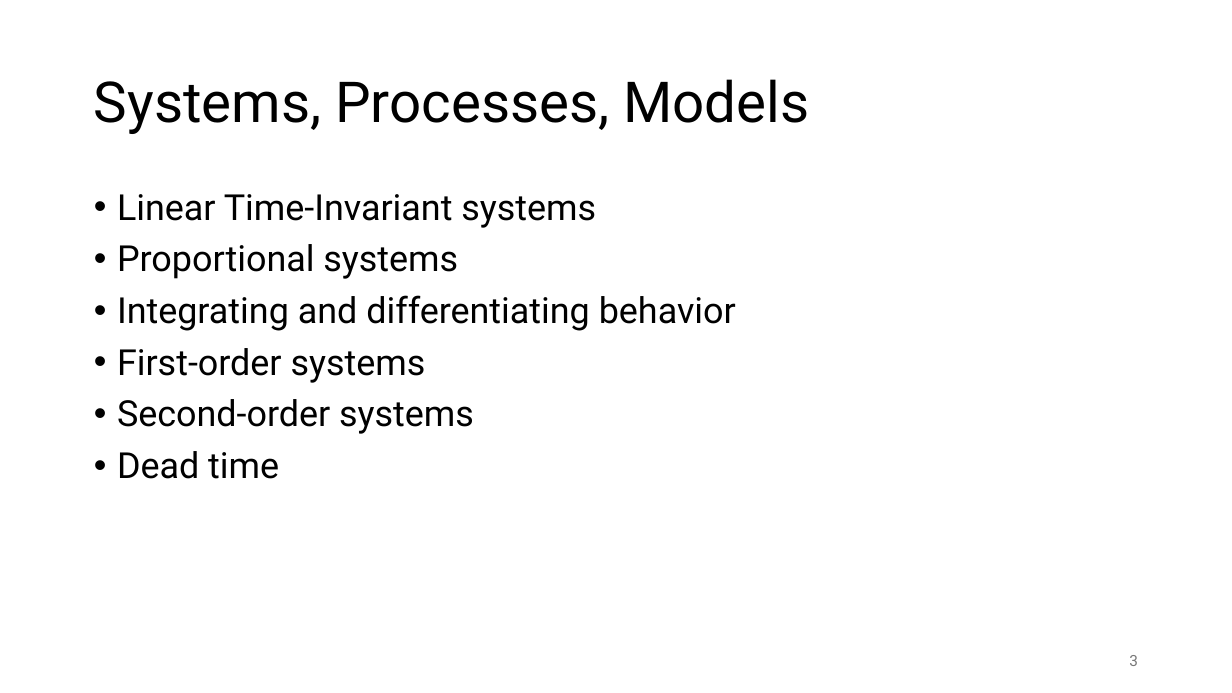
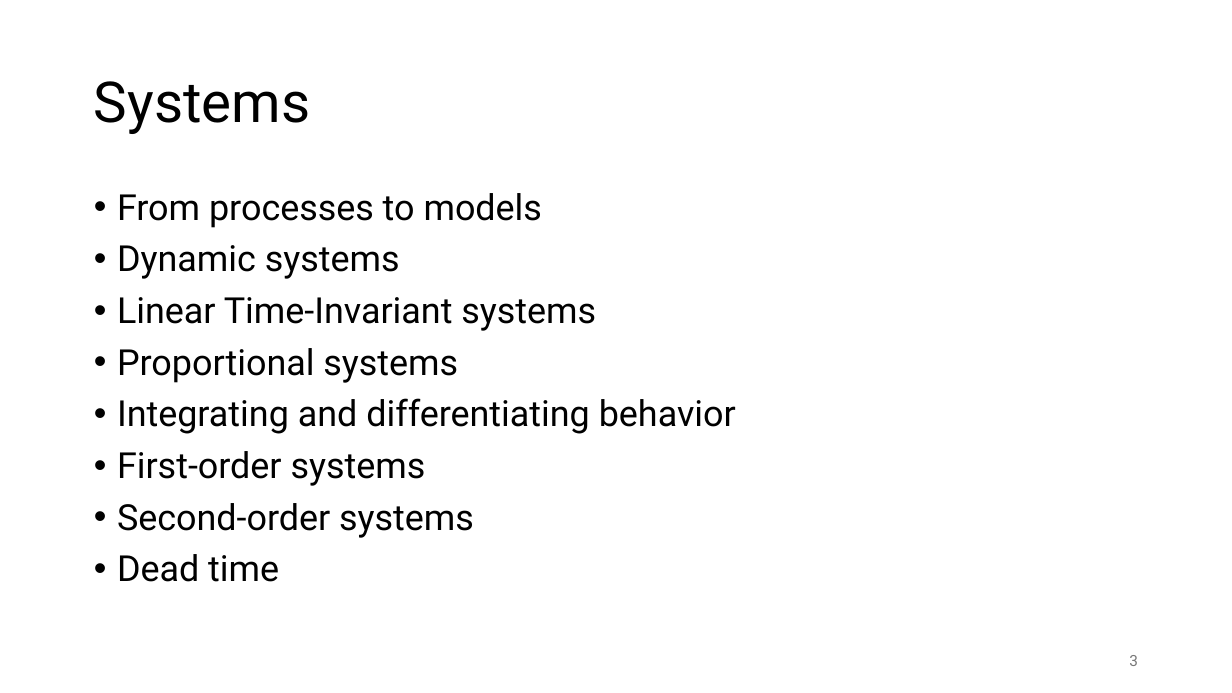
Before and after one commit to FelixWick/control_engineering, a slide deck: slide 3 of slides/1_systems.pptx. Drawn at 1232x693 pixels with LibreOffice and Linux fonts; fonts in the diff are those of the drawing. Boxes give left, top, right and bottom in pixels: in the first picture for what was removed or moved away, otherwise in the second. Text is boxed around its words. In the diff, an @@ line names an element or a change of style, - is before the commit and + after.

Commit message:
some systems slides

```diff
--- a/slides/1_systems.pptx
+++ b/slides/1_systems.pptx
@@ title at [94, 81, 310, 134]: text changed @@
-Systems, Processes, Models
+Systems
@@ text at [117, 193, 542, 279]: paragraphs added @@
+• From processes to models
+• Dynamic systems
```
Also in this commit, not shown: 7 other slides changed, 3 slides added, 1 slide removed, 8 other files.
